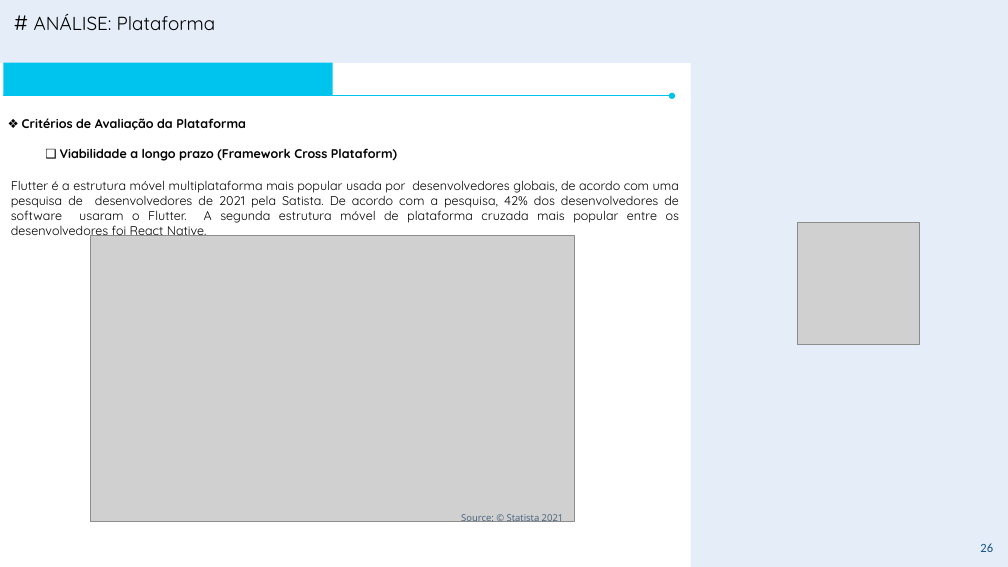
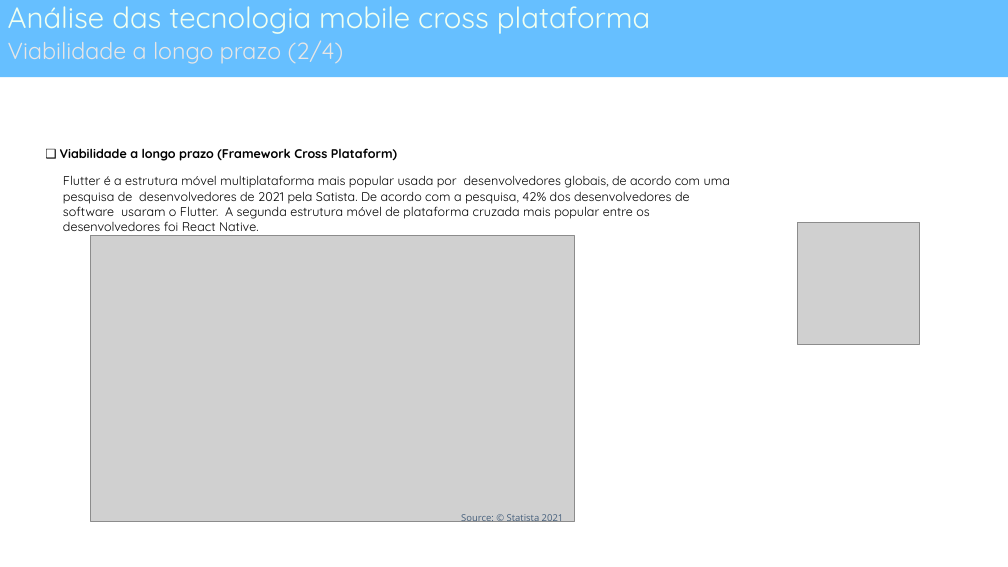
Before and after one commit to andrelcalves/reference_architectures, a slide deck: slide 26 of plataforma mobile/VR - SUPERAPP V1.0.pptx. Drawn at 1008x567 pixels with LibreOffice and Linux fonts; fonts in the diff are those of the drawing; grey boxes stand for pictures; background and template pictures are left out. Boxes give left, top, right and bottom in pixels: in the first picture for what was removed or moved away, otherwise in the second. Text is boxed around its words. In the diff, an @@ line names an element or a change of style, - is before the commit and + after.

Commit message:
arquitetura superapp mobile

```diff
--- a/plataforma mobile/VR - SUPERAPP V1.0.pptx
+++ b/plataforma mobile/VR - SUPERAPP V1.0.pptx
@@ background #FFFFFF to #FFFFFF at 50% opacity @@
@@ rectangle: place and size @@
-rectangle at [0,0,1008,63]
+rectangle at [0,0,1008,77]
@@ rectangle at [0,0,1008,77]: fill #558ED5 at 15% opacity to #66BFFF @@
@@ title added at [8,6,650,34], 28 pt, text #EFFFF1 @@
+Análise das tecnologia mobile cross plataforma
@@ text removed at [34,14,216,30] @@
-# ANÁLISE: Plataforma
@@ subtitle added at [8,40,344,64], 22.2 pt, text #E7E6E6 @@
+Viabilidade a longo prazo (2/4)
@@ rectangle removed at [3,63,333,96] @@
@@ rectangle removed at [691,63,1008,567] @@
@@ arrow removed from (3, 96) to (672, 96) @@
@@ text removed at [22,118,246,130] @@
-❖ Critérios de Avaliação da Plataforma
@@ text "Flutter é a estrutura móvel ...": place and size @@
-text "Flutter é a estrutura móvel ..." at [11,180,679,240]
+text "Flutter é a estrutura móvel ..." at [63,175,730,231]
@@ text "Flutter é a estrutura móvel ..." at [63,175,730,231]: alignment justified to left @@
@@ page number removed at [980,543,993,552] @@
-26
```
Also in this commit, not shown: 40 other slides changed, 11 slides added, 2 slides removed, 1 other file.
